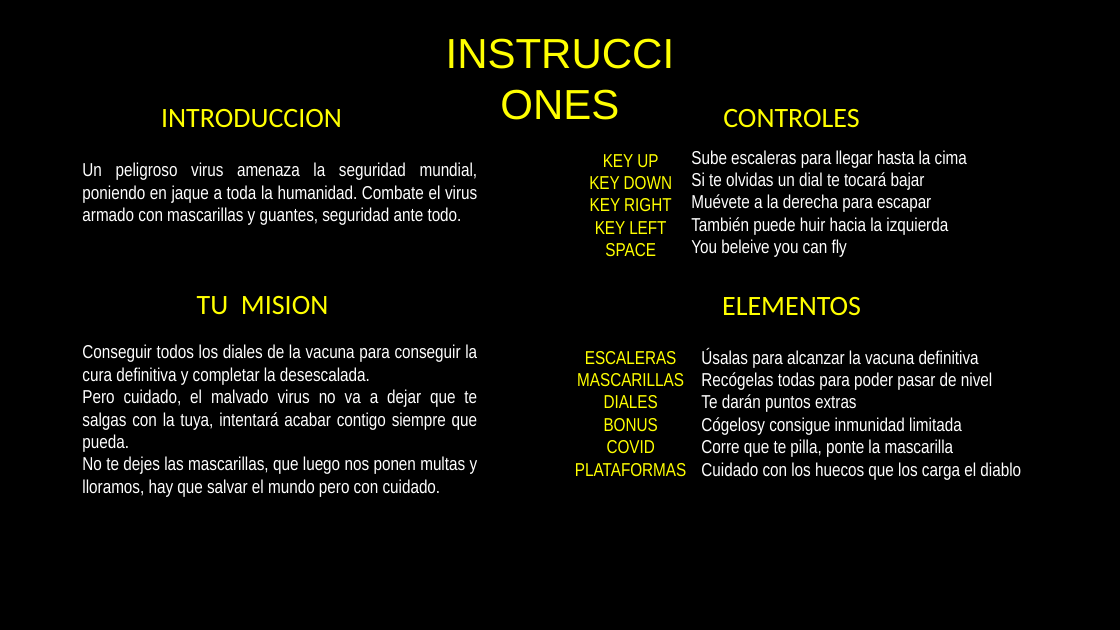
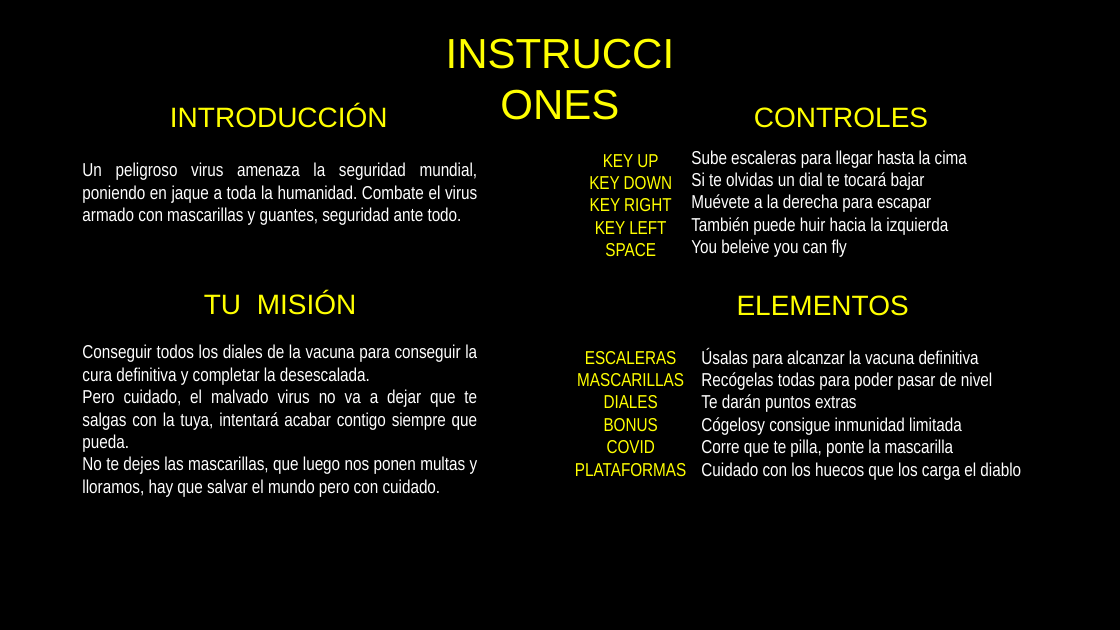
Before and after one commit to 12Diego06Martinez/DONKEY_KONG, a slide deck: slide 2 of DONKEY_KONG/DONKEY_KONG/imagenes/Presentación1.odp. Drawn at 1120x630 pixels with LibreOffice and Linux fonts; fonts in the diff are those of the drawing. Boxes give left, top, right and bottom in pixels: in the first picture for what was removed or moved away, otherwise in the second. Text is boxed around its words. In the diff, an @@ line names an element or a change of style, - is before the commit and + after.

```diff
--- a/DONKEY_KONG/DONKEY_KONG/imagenes/Presentación1.odp
+++ b/DONKEY_KONG/DONKEY_KONG/imagenes/Presentación1.odp
@@ text at (170,105,388,128): text changed; font Calibri to Arial @@
-INTRODUCCION
+INTRODUCCIÓN
@@ text "CONTROLES" at (754,107,928,128): font Calibri to Arial; alignment left to centre @@
@@ text at (204,294,356,315): text changed; font Calibri to Arial @@
-TU MISION
+TU MISIÓN
@@ text "ELEMENTOS" at (737,295,909,316): font Calibri to Arial; alignment left to centre @@
```
Also in this commit, not shown: 1 other slide changed, 3 slides added, 13 other files.
